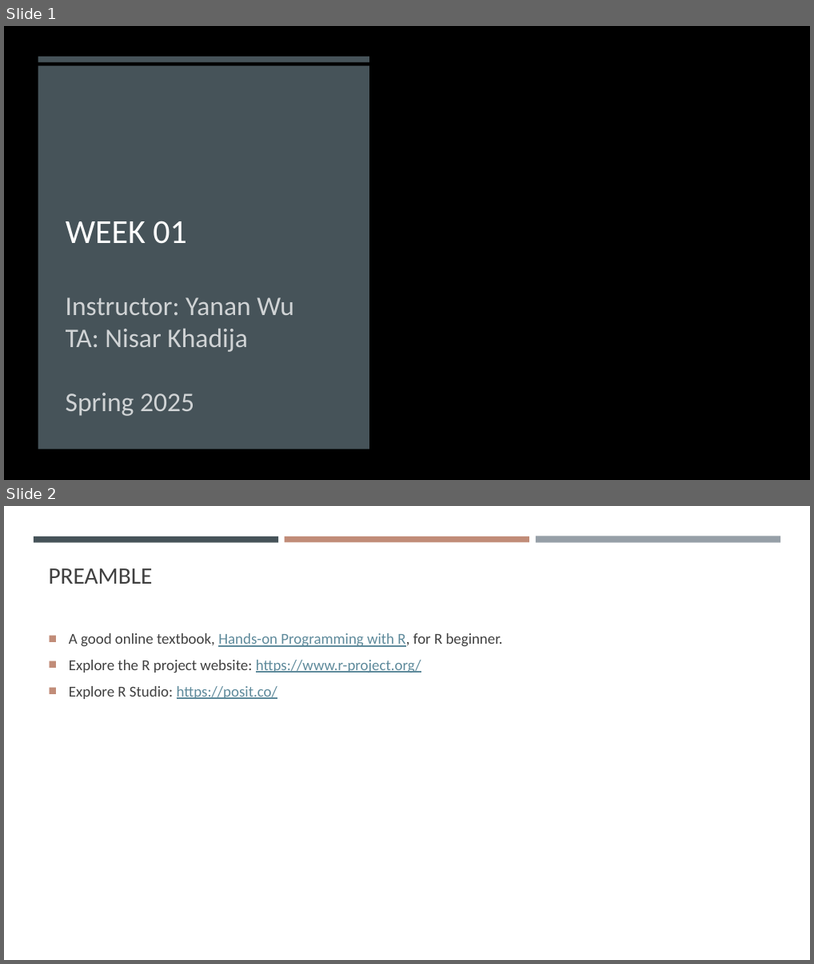
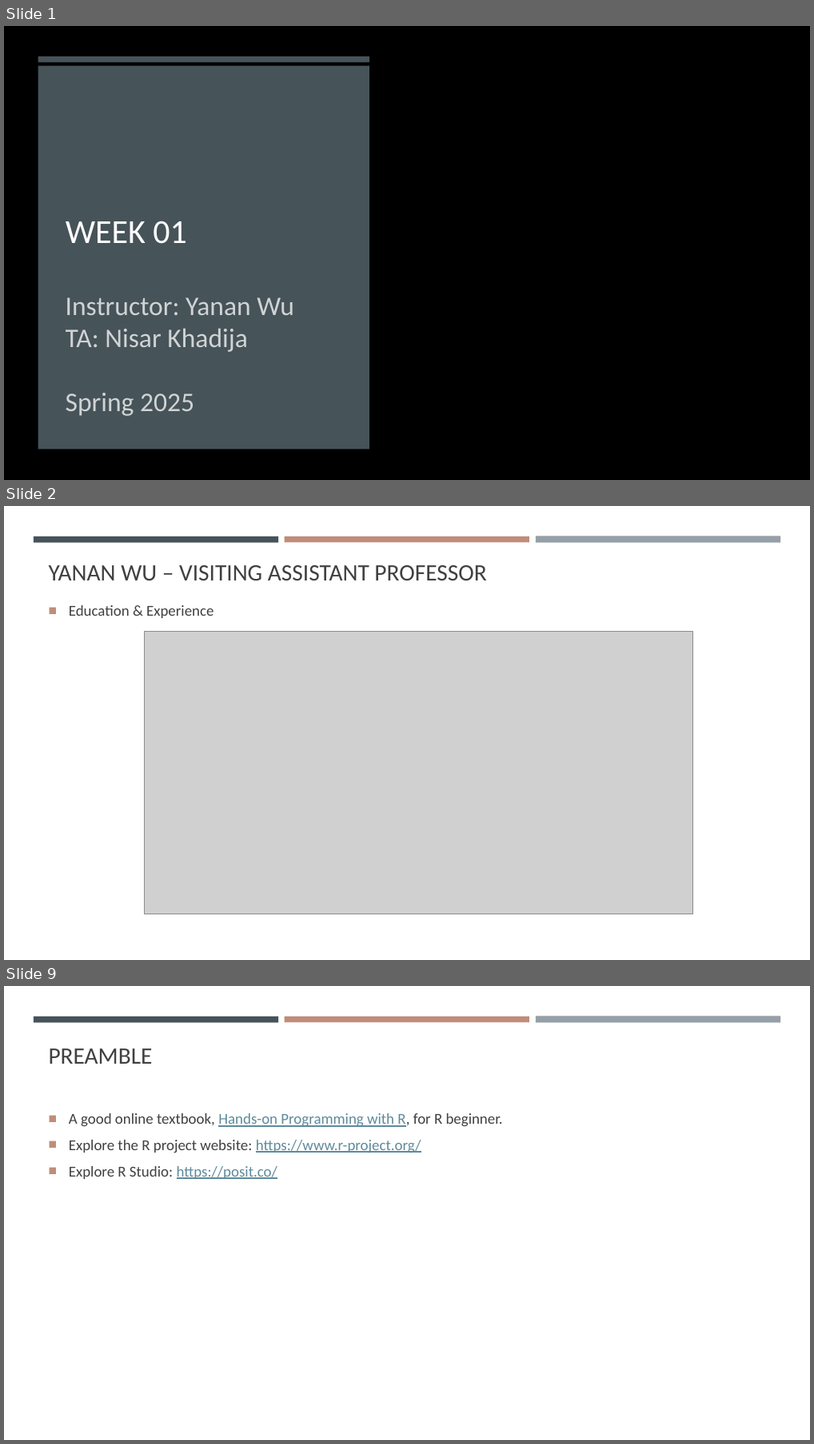
Before and after one commit to gisynw/geog-247, a slide deck: docs/Lectures/Week01/Week01_Intro.pptx. Shown one above the other, each under a label of ours: slides 1 and 2 before the commit, slides 1, 2 and 9 after it; the slides between them are not shown. The pictures are 814x964 and 814x1444 pixels, drawn with LibreOffice and Linux fonts; fonts in the diff are those of the drawing; grey boxes stand for pictures; background and template pictures are left out. Boxes give left, top, right and bottom in pixels: in the first picture for what was removed or moved away, otherwise in the second. Text is boxed around its words. In the diff, an @@ line names an element or a change of style, - is before the commit and + after.

```diff
--- a/docs/Lectures/Week01/Week01_Intro.pptx
+++ b/docs/Lectures/Week01/Week01_Intro.pptx
@@ slide 2 added at (4, 506, 810, 960), background #FFFFFF; not listed: 3 template elements that a slide beside it also shows @@
@@ title added at (49, 565, 486, 580), 28 pt, text #404040 @@
+YANAN WU – VISITING ASSISTANT PROFESSOR
@@ text added at (69, 605, 214, 618), 18 pt, text #404040 @@
+■ Education & Experience
@@ picture added at (144, 632, 693, 913) @@
@@ what was slide 2 is now slide 9 @@
```
Also in this commit, not shown: 6 other slides added, 1 other file.
